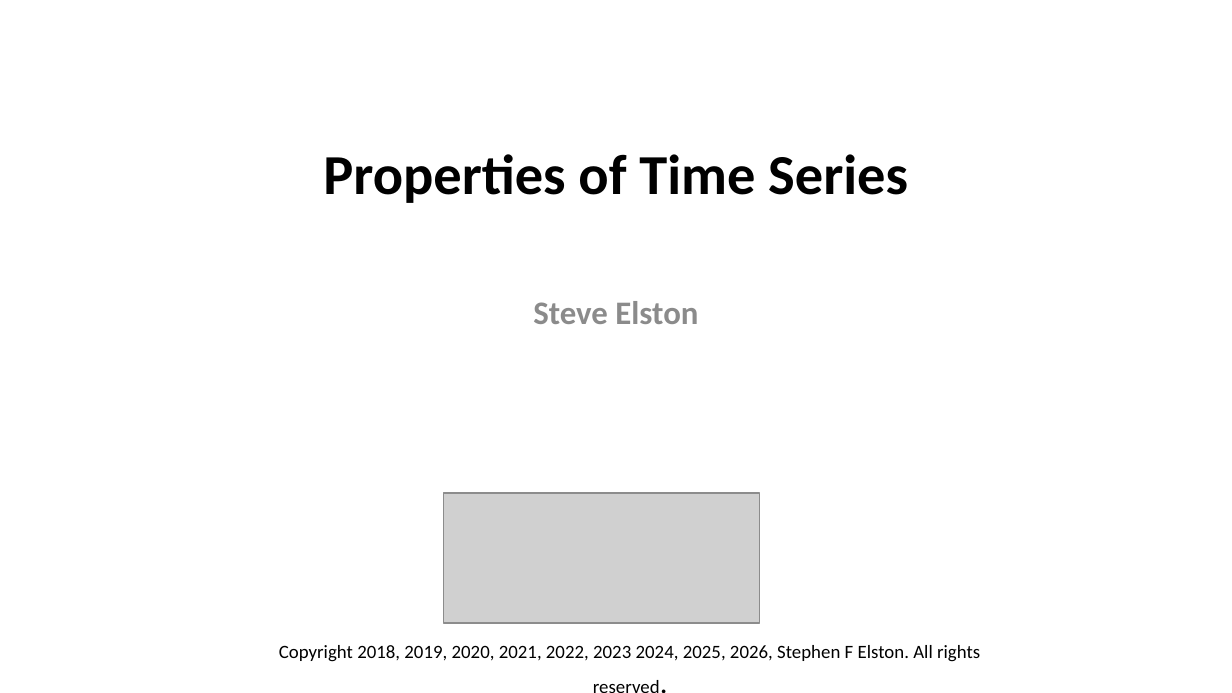
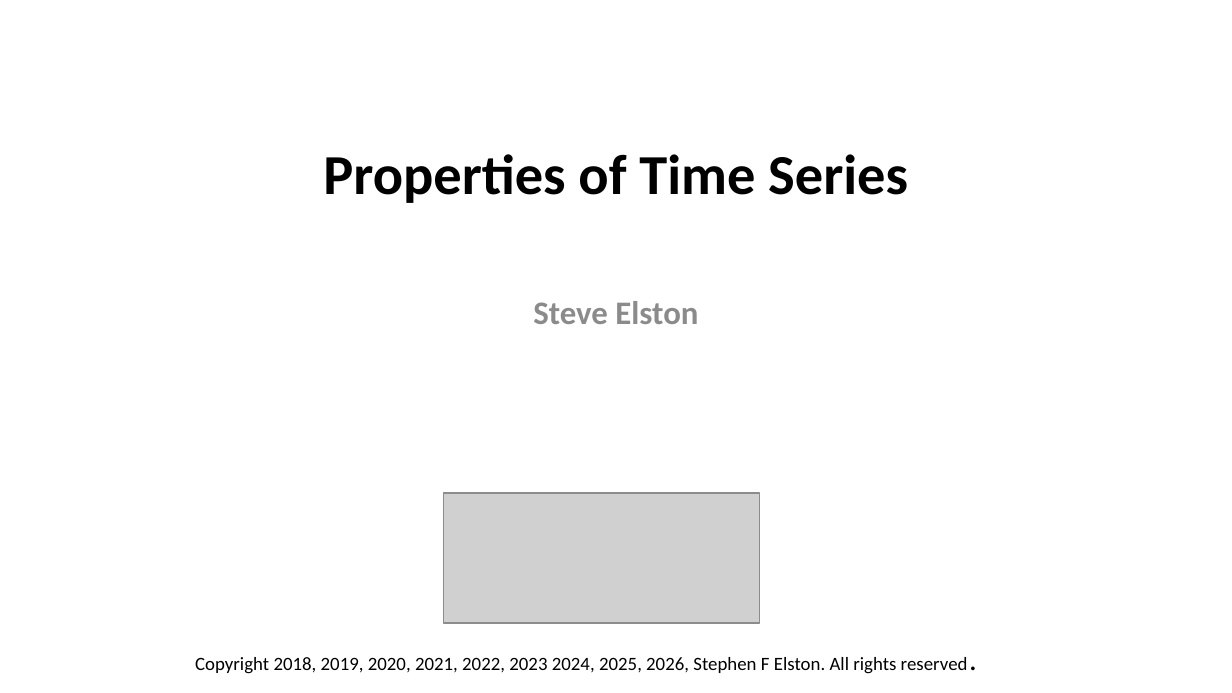
Before and after one commit to StephenElston/CSCI-E-83, a slide deck: slide 1 of LectureSlides/11_PropertiesOfTimeSeries.pptx. Drawn at 1232x693 pixels with LibreOffice and Linux fonts; fonts in the diff are those of the drawing; grey boxes stand for pictures. Boxes give left, top, right and bottom in pixels: in the first picture for what was removed or moved away, otherwise in the second. Text is boxed around its words. In the diff, an @@ line names an element or a change of style, - is before the commit and + after.

```diff
--- a/LectureSlides/11_PropertiesOfTimeSeries.pptx
+++ b/LectureSlides/11_PropertiesOfTimeSeries.pptx
@@ text "Copyright 2018, 2019, 2020, 2021, ..." rewrapped from [279,645,980,662] to [195,657,968,674] @@
```
Also in this commit, not shown: 2 other slides changed.
